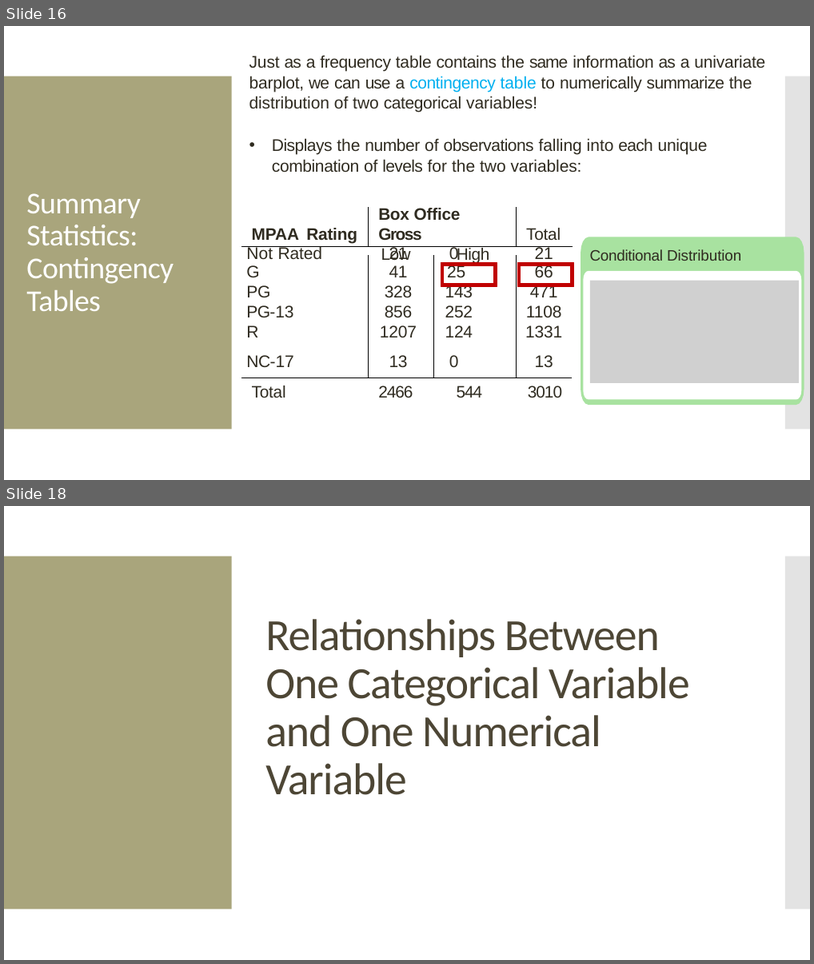
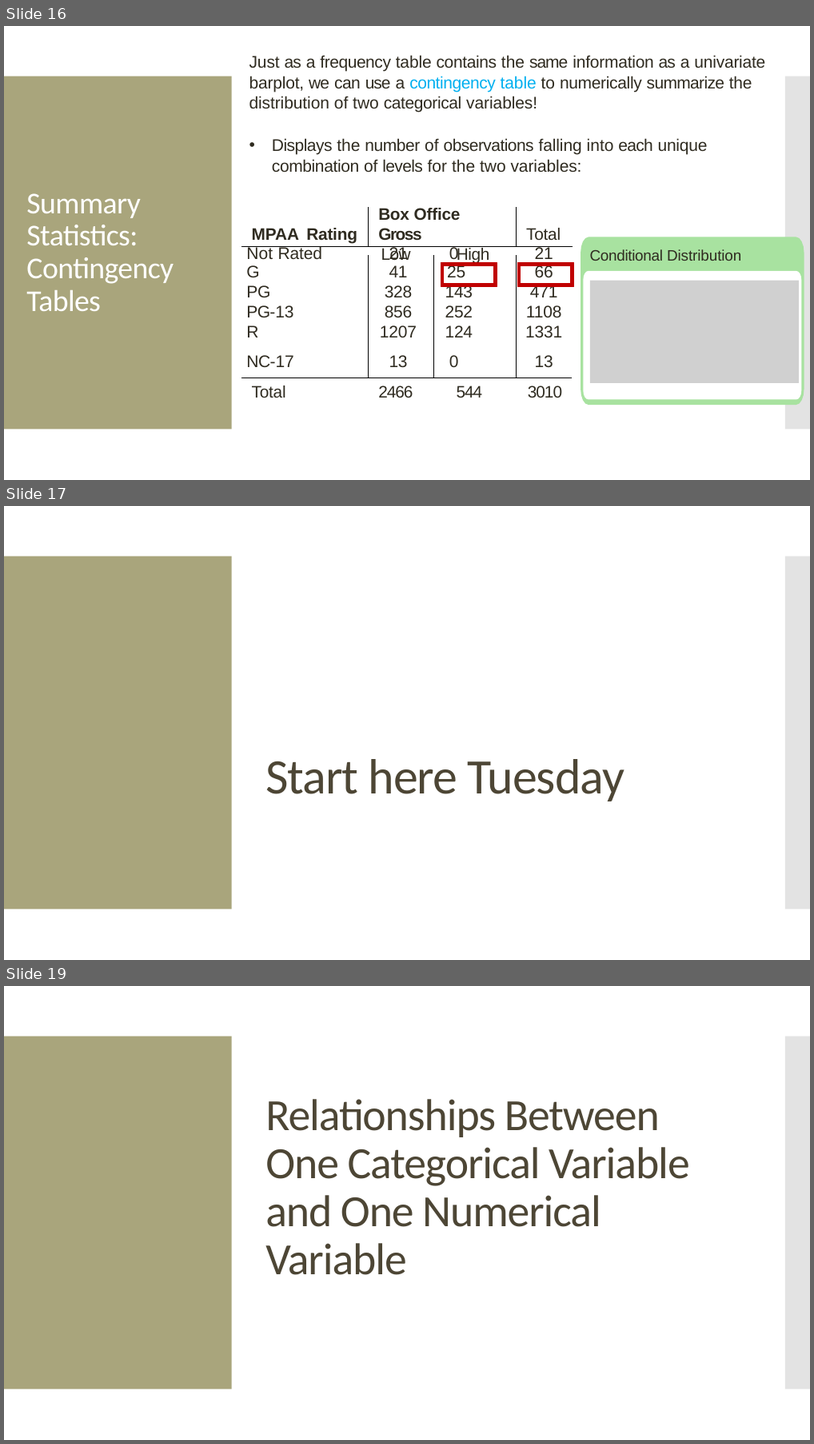
Before and after one commit to amosca01/MATH108-S24, a slide deck: slides/04-eda-pt2.pptx. Shown one above the other, each under a label of ours: slides 16 and 18 before the commit, slides 16, 17 and 19 after it; the slides between them are not shown. The pictures are 814x964 and 814x1444 pixels, drawn with LibreOffice and Linux fonts; fonts in the diff are those of the drawing; grey boxes stand for pictures. Boxes give left, top, right and bottom in pixels: in the first picture for what was removed or moved away, otherwise in the second. Text is boxed around its words. In the diff, an @@ line names an element or a change of style, - is before the commit and + after.

```diff
--- a/slides/04-eda-pt2.pptx
+++ b/slides/04-eda-pt2.pptx
@@ slide 17 added at bbox=[4, 506, 810, 960], background #FFFFFF; not listed: 2 template elements that a slide beside it also shows @@
@@ title added at bbox=[266, 759, 625, 801], 59 pt, text #4D4635 @@
+Start here Tuesday
@@ what was slide 18 is now slide 19 @@
```
Also in this commit, not shown: 1 slide changed, 1 other slide added, 7 other files.
